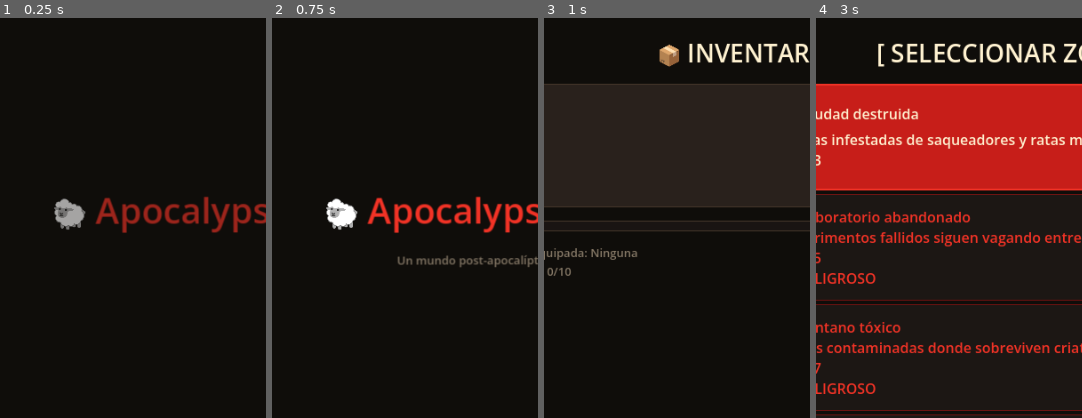
Above: before the commit, frames 1-4 (left to right).
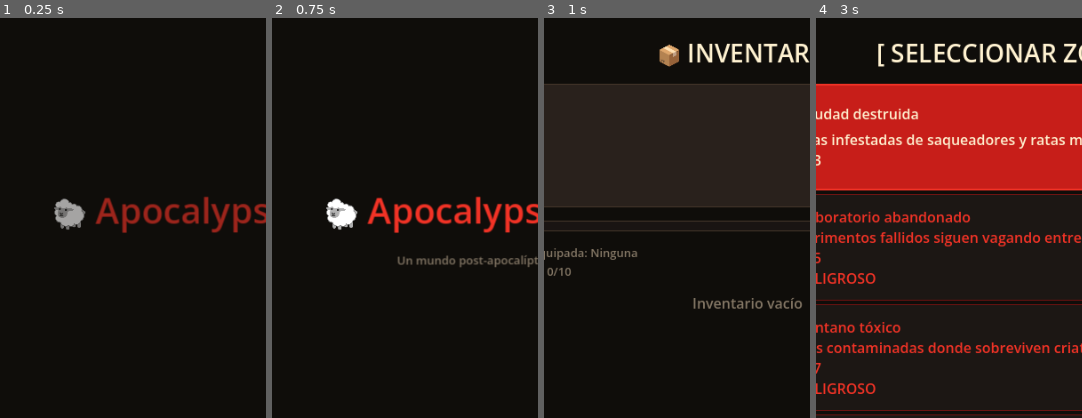
Above: after the commit, the same moments.

Repository: MirandaFrancoCBA/apocalypsheep
Game: Godot game, scene res://scenes/main_menu.tscn
The game is run twice, just before and just after one commit, with the same random seed, the same clock (stepped at 60 frames per second) and the same inputs. Sound files missing from this copy of the repository are replaced by a short silence.
Inputs (mouse positions are % of the whole screen's width and height, from its top left):
- Up to frame 1 (0.25 s): no input
- Up to frame 2 (0.75 s): tap Enter at 0.5 s; move the mouse to (72, 45) at 0.52 s; click (72, 45) at 0.67 s
- Up to frame 3 (1 s): no input
- Up to frame 4 (3 s): click "Eliminar" at 1.25 s; click "Equipar" at 2 s; click "<- Volver" at 2.75 s
The pictures show only the part of the screen within x 12-62%, y 0-50%; the shares and areas given below are measured in that part.

Frames 1-2 are identical in both runs. In frame 3, 0.5% of the frame differs, in the area x 56-97%, y 70-73%; in frame 4, nothing differs.
Error before the commit: Attempt to call function 'add_child' in base 'null instance' on a null instance. (res://scripts/ui/inventory_scree.gd:112)

Commit message:
Fix: target inventory items inside scroll container

Diff:
--- a/scripts/ui/inventory_scree.gd
+++ b/scripts/ui/inventory_scree.gd
@@ -1,12 +1,12 @@
 # scripts/ui/inventory_scree.gd
 # ─────────────────────────────────────────
 # INVENTORY SCREEN
-# US-UI-003, 004, 005, 007, 011 — ThemeManager completo
+# US-UI-003, 004, 005, 007, 009, 011 — ThemeManager / responsive layout
 # US-AUDIO-009 — feedback sonoro en botones
 # ─────────────────────────────────────────
 extends Control
 
-@onready var items_container    = $MarginContainer/VBoxContainer/VBoxItems
+@onready var items_container    = $MarginContainer/VBoxContainer/ItemsScroll/VBoxItems
 @onready var button_back        = $MarginContainer/VBoxContainer/ButtonBack
 @onready var label_detail       = $MarginContainer/VBoxContainer/LabelDetail
 @onready var button_equip       = $MarginContainer/VBoxContainer/ButtonEquip
@@ -39,9 +39,6 @@
 	_update_use_button()
 	_animate_entrance()
 
-# ─────────────────────────────────────────
-# TEMA — US-UI-003 / 004 / 007 / 011
-# ─────────────────────────────────────────
 func _apply_theme() -> void:
 	ThemeManager.apply_scene_background(self)
 
